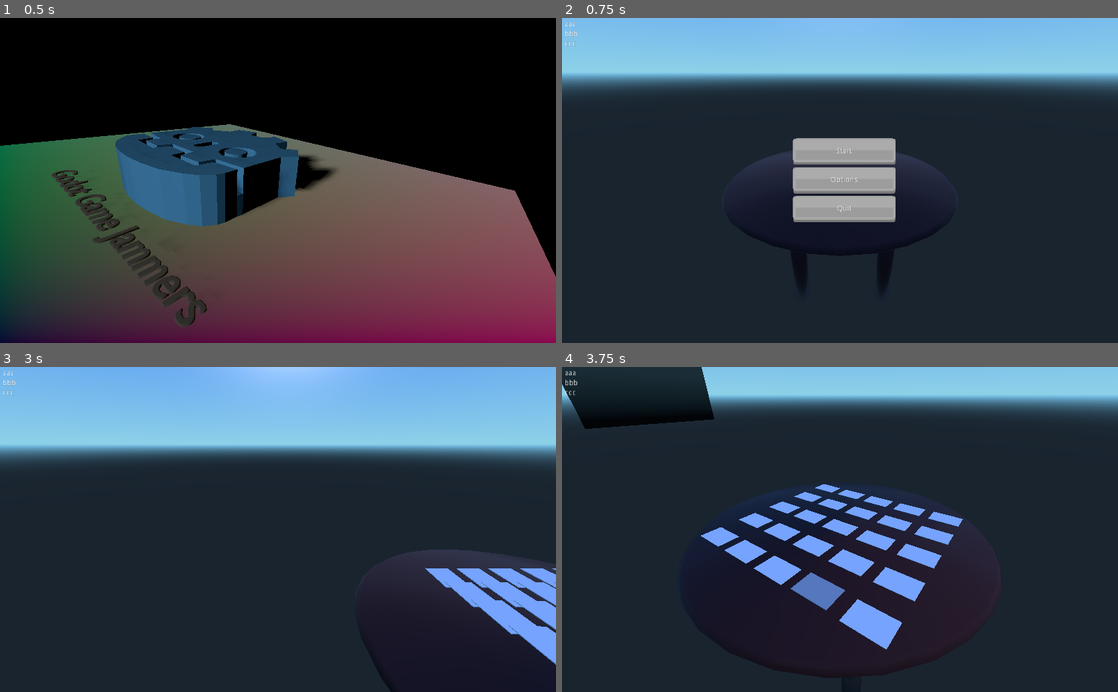
Above: before the commit, frames 1-4 (two rows, left to right).
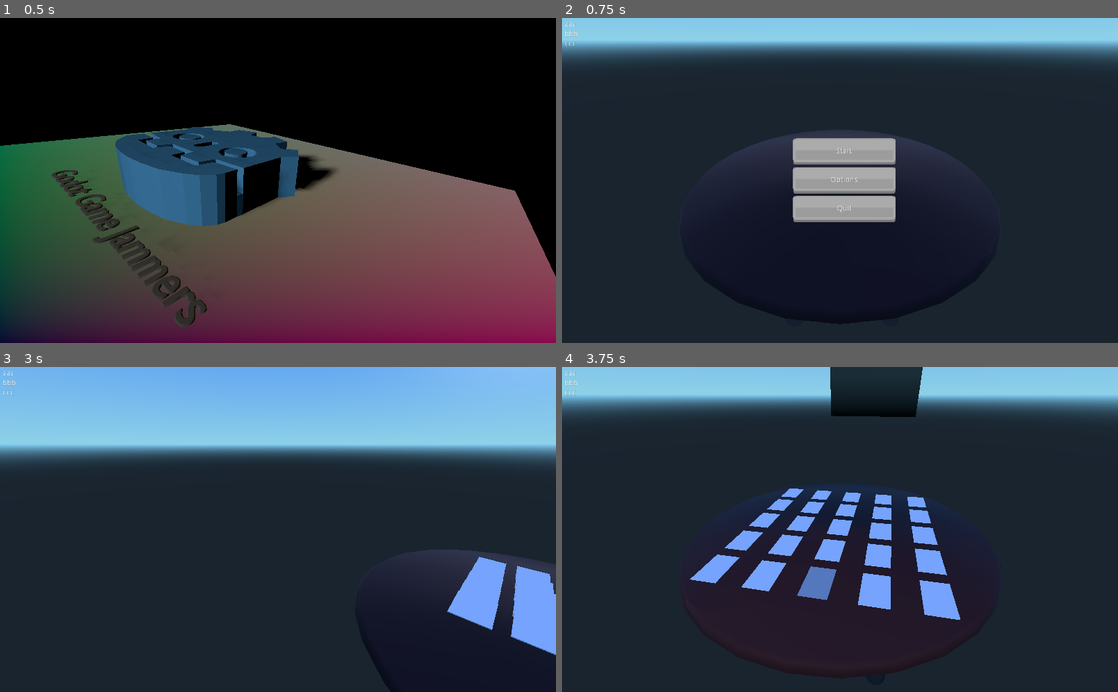
Above: after the commit, the same moments.

Repository: The-Godot-Jamers/LD41-Godot
Game: Godot game, scene res://objects/ggj_splash.tscn
Same seed, same stepped clock (60 frames per second), same inputs: the game is played once before the commit and once after it. The engine's default icon, where the game draws it, is replaced by a stand-in: a white triangle on a blue panel in a dark square.
Inputs (mouse positions are in pixels of both pictures, inside the frame that each line leads up to):
- Up to frame 1 (0.5 s): no input
- Up to frame 2 (0.75 s): tap Enter (ui_accept) at 0.5 s; move the mouse to (962, 164) at 0.52 s; tap 1 (1) at 0.6 s; click (962, 164) at 0.67 s
- Up to frame 3 (3 s): tap Enter (ui_accept) at 0.77, 2.27 s; tap 2 (2) at 0.8, 2.1 s; click (283, 500) at 1.25 s; move the mouse to (166, 545) at 2.02 s; click (166, 545) at 2.17 s; tap 3 (3) at 2.3, 2.85 s; move the mouse to (333, 458) at 2.77 s; hold Left (cam_rotate_left) from 2.78 s (still down); click (333, 458) at 2.92 s
- Up to frame 4 (3.75 s): move the mouse to (812, 594) at 3.52 s; release Left (cam_rotate_left) at 3.53 s; tap Left (cam_rotate_left) at 3.6 s; click (812, 594) at 3.67 s

Frame 1 is identical in both runs. In frame 2, 15% of the frame differs, in the area x 0-100%, y 7-42%; in frame 3, 3.2%; in frame 4, 15%, in the area x 0-73%, y 0-87%.

Commit message:
Smoothened Camera

Diff:
--- a/3d.tscn
+++ b/3d.tscn
@@ -67,7 +67,7 @@
 
 radius = 5.61969
 
-[node name="3d" type="Node" index="0"]
+[node name="3d" type="Node"]
 
 script = ExtResource( 1 )
 
--- a/objects/tablescene/Camera.gd
+++ b/objects/tablescene/Camera.gd
@@ -1,6 +1,6 @@
 extends Camera
 
-export var Rotation_Speed=5
+export var Rotation_Speed=0.2
 var looking_at_table = true
 
 func _ready():
@@ -9,15 +9,20 @@
 
 func _process(delta):
 	if Input.is_action_pressed("cam_rotate_left"):
-		get_parent().rotate_y(-Rotation_Speed*delta)
+		#get_parent().rotate_y(-Rotation_Speed*delta)
+		$Tween.interpolate_method(get_parent(),'rotate_y',-Rotation_Speed*delta,0,0.7,Tween.TRANS_LINEAR,Tween.EASE_OUT,0)
 	if Input.is_action_pressed("cam_rotate_right"):
-		get_parent().rotate_y(Rotation_Speed*delta)
+		#get_parent().rotate_y(Rotation_Speed*delta)
+		$Tween.interpolate_method(get_parent(),'rotate_y',Rotation_Speed*delta,0,1,Tween.TRANS_LINEAR,Tween.EASE_OUT,0)
+	if Input.is_action_pressed("cam_zoom_in"):
+		#translation=translation*0.95
+		$Tween.interpolate_property(self,'translation',translation,translation*0.9,0.7,Tween.TRANS_EXPO,Tween.EASE_OUT,0)
+	if Input.is_action_pressed("cam_zoom_out"):
+		#translation=translation*1.05
+		$Tween.interpolate_property(self,'translation',translation,translation*1.1,0.7,Tween.TRANS_EXPO,Tween.EASE_OUT,0)
 
-	if Input.is_action_pressed("cam_zoom_in"):
-		translation=translation*0.95
-	if Input.is_action_pressed("cam_zoom_out"):
-		translation=translation*1.05
 	if Input.is_action_just_pressed("2"):
 		$AnimationPlayer.play("camera turn")
 	if Input.is_action_just_pressed("3"):
 		$AnimationPlayer.play("camera turn back")
+	$Tween.start()
--- a/objects/tablescene/CameraPivot.tscn
+++ b/objects/tablescene/CameraPivot.tscn
@@ -63,14 +63,13 @@
 "values": [ Vector3( 0, 179.248, 0 ), Vector3( -30, 0, 0 ) ]
 }
 
-[node name="CameraPivot" type="Position3D"]
+[node name="CameraPivot" type="Position3D" index="0"]
 
 transform = Transform( 1, 0, 0, 0, 1, 0, 0, 0, 1, 0, 6.8145, 0 )
 
 [node name="Camera" type="Camera" parent="." index="0"]
 
-editor/display_folded = true
-transform = Transform( -0.999914, 0, 0.0131245, 0, 1, 0, -0.0131245, 0, -0.999914, 0, 6.33253, 13.698 )
+transform = Transform( 1, 0, 0, 0, 0.866025, 0.5, 0, -0.5, 0.866026, 0, 6, 10 )
 keep_aspect = 1
 cull_mask = 1048575
 environment = null
@@ -85,7 +84,7 @@
 far = 100.0
 script = ExtResource( 1 )
 _sections_unfolded = [ "Transform" ]
-Rotation_Speed = 5
+Rotation_Speed = 0.2
 
 [node name="AnimationPlayer" type="AnimationPlayer" parent="Camera" index="0"]
 
@@ -94,6 +93,15 @@
 playback_process_mode = 1
 playback_default_blend_time = 0.0
 playback_speed = 1.0
-"anims/camera turn" = SubResource( 3 )
-"anims/camera turn back" = SubResource( 4 )
+"anims/camera turn" = SubResource( 1 )
+"anims/camera turn back" = SubResource( 2 )
 blend_times = [  ]
+
+[node name="Tween" type="Tween" parent="Camera" index="1"]
+
+repeat = false
+playback_process_mode = 1
+playback_speed = 1.0
+playback/active = false
+playback/repeat = false
+playback/speed = 1.0
--- a/project.godot
+++ b/project.godot
@@ -30,6 +30,10 @@
  ]
 mouse_left=[ Object(InputEventMouseButton,"resource_local_to_scene":false,"resource_name":"","device":0,"alt":false,"sh …(213 unchanged characters)…
  ]
+cam_zoom_in=[ Object(InputEventKey,"resource_local_to_scene":false,"resource_name":"","device":0,"alt":false,"shift":false,"control":false,"meta":false,"command":false,"pressed":false,"scancode":16777232,"unicode":0,"echo":false,"script":null)
+ ]
+cam_zoom_out=[ Object(InputEventKey,"resource_local_to_scene":false,"resource_name":"","device":0,"alt":false,"shift":false,"control":false,"meta":false,"command":false,"pressed":false,"scancode":16777234,"unicode":0,"echo":false,"script":null)
+ ]
 
 [rendering]
 
Not shown: 2 places in objects/tablescene/CameraPivot.tscn that only renumber resources
